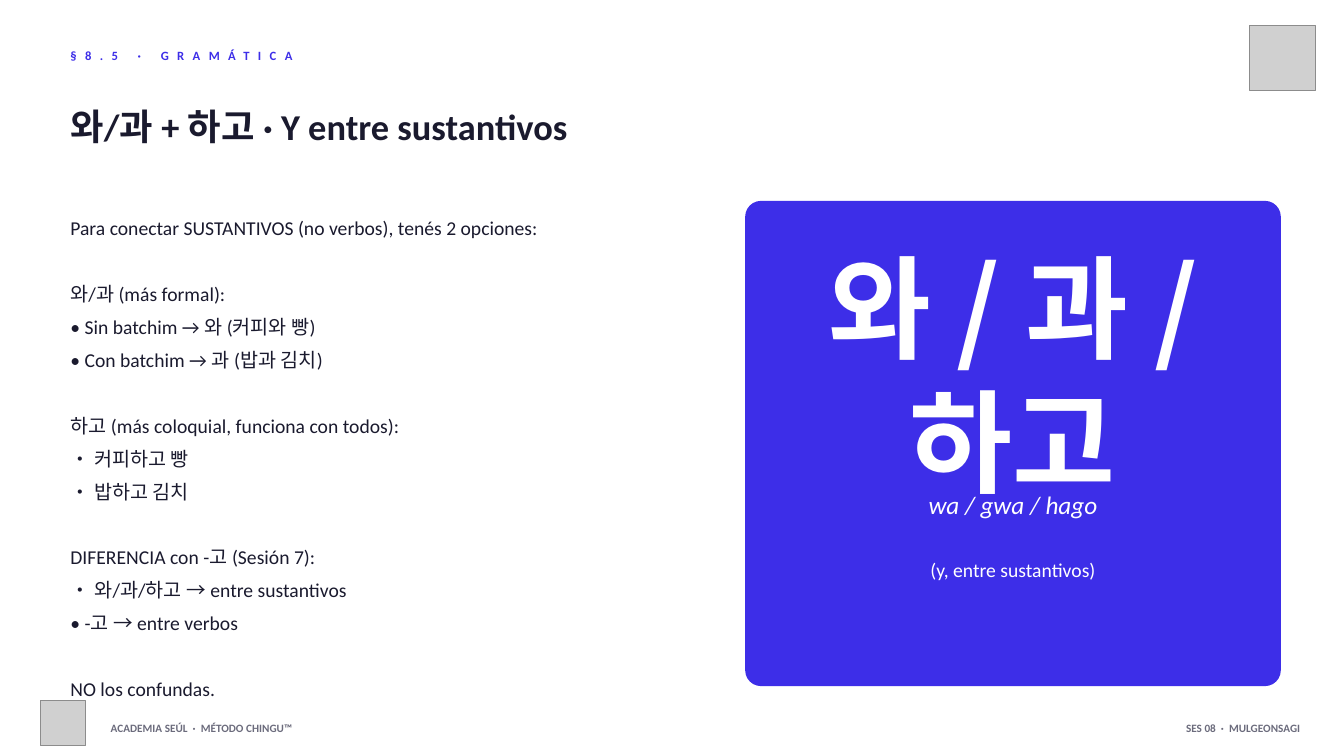
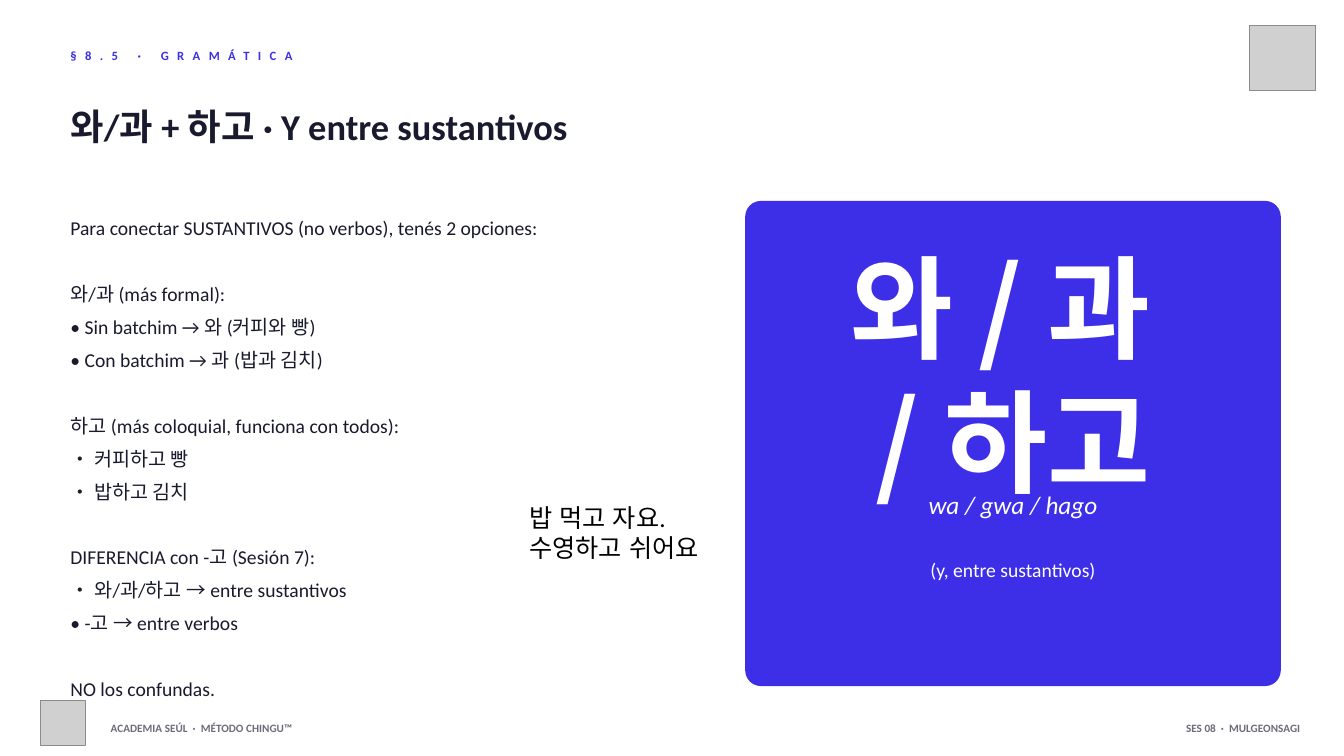
Before and after one commit to academiaseul/ACADEMIASEULWEB, a slide deck: slide 7 of A1_Nivel_1/08_Comprar/Sesion_08_Comprar.pptx. Drawn at 1344x756 pixels with LibreOffice and Linux fonts; fonts in the diff are those of the drawing; grey boxes stand for pictures. Boxes give left, top, right and bottom in pixels: in the first picture for what was removed or moved away, otherwise in the second. Text is boxed around its words. In the diff, an @@ line names an element or a change of style, - is before the commit and + after.

```diff
--- a/A1_Nivel_1/08_Comprar/Sesion_08_Comprar.pptx
+++ b/A1_Nivel_1/08_Comprar/Sesion_08_Comprar.pptx
@@ text at (850,256,1150,512): text changed @@
-와 / 과 / 하고
+와 / 과
+/ 하고
@@ text added at (529,506,699,559), 18 pt, text #000000 @@
+밥 먹고 자요.
+수영하고 쉬어요
```
Also in this commit, not shown: 3 other slides changed, 15 other files.
